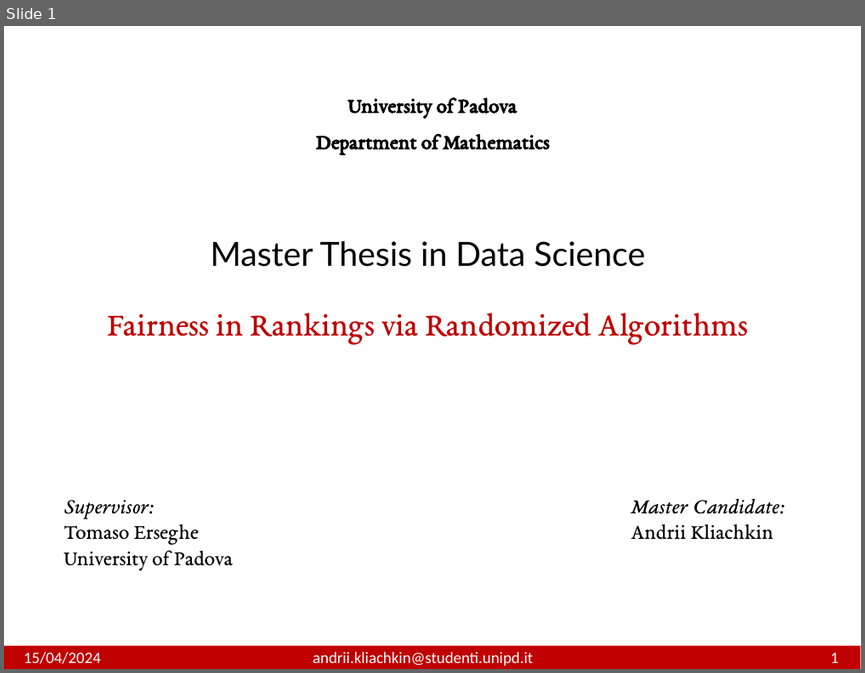
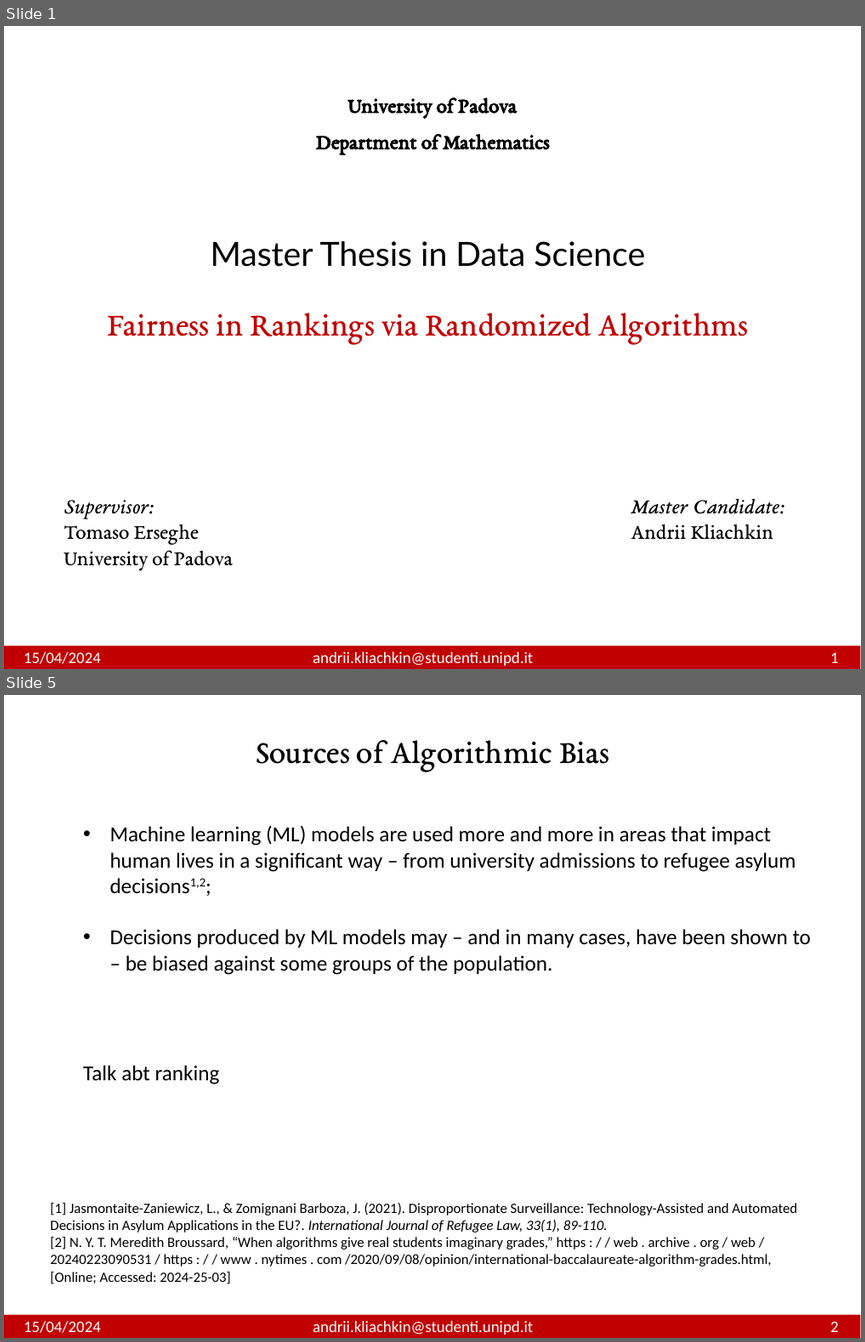
Before and after one commit to andrewklayk/unipd_thesis, a slide deck: AndriiKliachkin.pptx. Shown one above the other, each under a label of ours: slide 1 before the commit, slides 1 and 5 after it; the slides between them are not shown. The pictures are 865x673 and 865x1342 pixels, drawn with LibreOffice and Linux fonts; fonts in the diff are those of the drawing. Boxes give left, top, right and bottom in pixels: in the first picture for what was removed or moved away, otherwise in the second. Text is boxed around its words. In the diff, an @@ line names an element or a change of style, - is before the commit and + after.

```diff
--- a/AndriiKliachkin.pptx
+++ b/AndriiKliachkin.pptx
@@ slide 5 added at box(4, 695, 861, 1338), background #FFFFFF @@
@@ text added at box(256, 740, 609, 771), 28 pt, text #000000 @@
+Sources of Algorithmic Bias
@@ text added at box(110, 825, 811, 975), 18 pt, text #000000 @@
+• Machine learning (ML) models are used more and more in areas that impact human lives in a significant way – from university admissions to refugee asylum decisions1,2;
+• Decisions produced by ML models may – and in many cases, have been shown to – be biased against some groups of the population.
@@ text added at box(83, 1065, 220, 1084), 18 pt, text #000000 @@
+Talk abt ranking
@@ text added at box(50, 1202, 797, 1284), 12 pt, text #000000 @@
+[1] Jasmontaite-Zaniewicz, L., & Zomignani Barboza, J. (2021). Disproportionate Surveillance: Technology-Assisted and Automated Decisions in Asylum Applications in the EU?. International Journal of Refugee Law, 33(1), 89-110.
+[2] N. Y. T. Meredith Broussard, “When algorithms give real students imaginary grades,” https : / / web . archive . org / web / 20240223090531 / https : / / www . nytimes . com /2020/09/08/opinion/international-baccalaureate-algorithm-grades.html, [Online; Accessed: 2024-25-03]
@@ rectangle added at box(4, 1315, 861, 1338), fill #C00000 @@
@@ text added at box(24, 1321, 839, 1334), 13.5 pt, text #FFFFFF @@
+15/04/2024 andrii.kliachkin@studenti.unipd.it 2
```
Also in this commit, not shown: 2 slides changed, 28 other slides added, 24 other files.
